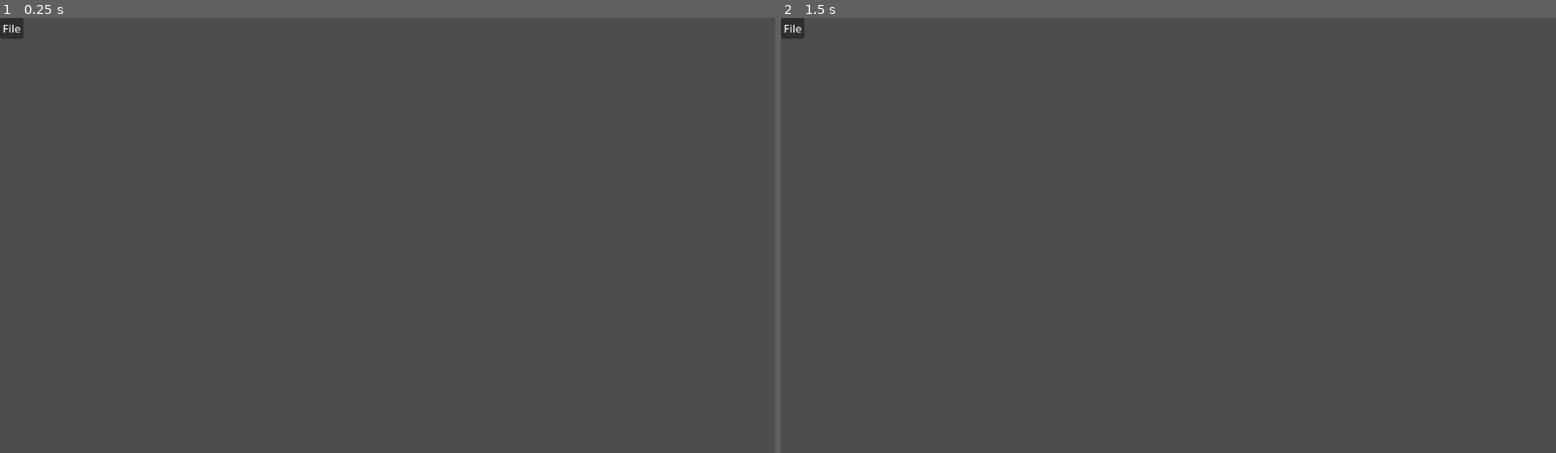
Above: before the commit, frames 1-2 (left to right).
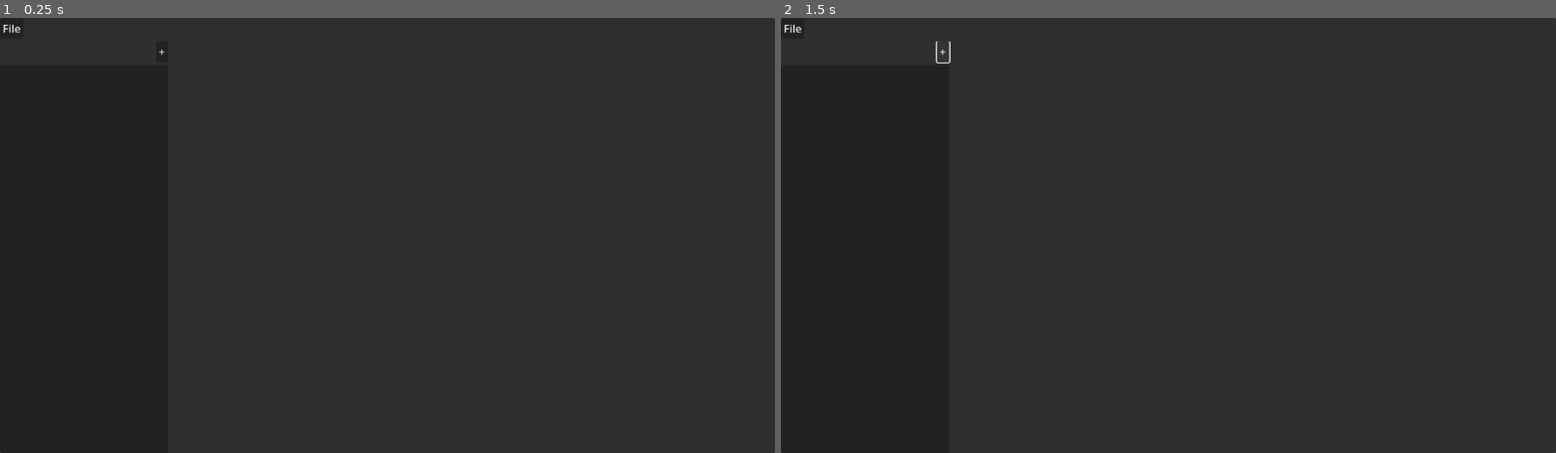
Above: after the commit, the same moments.

Repository: potex02/structforge
Game: Godot game, scene res://main.tscn
Two runs of this game, one before a commit and one after it. Both use one fixed random seed, a clock stepped at 60 frames per second and the inputs below.
Inputs (mouse positions are in pixels of both pictures, inside the frame that each line leads up to):
- Up to frame 1 (0.25 s): no input
- Up to frame 2 (1.5 s): click (943, 52) at 0.5 s, where only the run after the commit has a clickable "+"; click (943, 52) at 1.25 s, where only the run after the commit has a clickable "+"

The runs differ from the first frame. In frame 1, 100% of the frame differs, in the area x 0-100%, y 0-100%; in frame 2, 100%.

Commit message:
Created app structure

Diff:
--- /dev/null
+++ b/main.gd
@@ -0,0 +1,12 @@
+extends Control
+
+@onready var _main_menu_bar: MainMenuBar = $MainContainer/MainMenuBar
+@onready var _tree: Tree = $MainContainer/ScrollContainer/HSplitContainer/LeftContainer/ModelTree
+
+func _ready() -> void:
+	self.get_window().min_size = Vector2i(400, 400)
+	self._main_menu_bar.connect_actions()
+	var root: TreeItem = self._tree.create_item()
+	self._tree.hide_root = true
+	#for i in ["A", "B", "C"]:
+		#self._tree.create_item(root).set_text(0, i)
--- a/main.tscn
+++ b/main.tscn
@@ -1,21 +1,54 @@
-[gd_scene format=3 uid="uid://bhnjiup0dpqxy"]
+[gd_scene load_steps=4 format=3 uid="uid://bhnjiup0dpqxy"]
 
-[node name="Control" type="Control"]
-layout_mode = 3
+[ext_resource type="Script" uid="uid://4fg5gm71dk4m" path="res://main.gd" id="1_ig7tw"]
+[ext_resource type="Script" uid="uid://17tjuc68ifk" path="res://scripts/menu_bar.gd" id="2_0xm2m"]
+[ext_resource type="Script" uid="uid://bqs8kok6541cg" path="res://scripts/left_container.gd" id="3_h2yge"]
+
+[node name="Main" type="PanelContainer"]
 anchors_preset = 15
 anchor_right = 1.0
 anchor_bottom = 1.0
 grow_horizontal = 2
 grow_vertical = 2
+script = ExtResource("1_ig7tw")
 
-[node name="MenuBar" type="MenuBar" parent="."]
+[node name="MainContainer" type="VBoxContainer" parent="."]
 layout_mode = 2
-offset_right = 1152.0
-offset_bottom = 648.0
 
-[node name="File" type="PopupMenu" parent="MenuBar"]
+[node name="MainMenuBar" type="MenuBar" parent="MainContainer"]
+layout_mode = 2
+script = ExtResource("2_0xm2m")
+
+[node name="File" type="PopupMenu" parent="MainContainer/MainMenuBar"]
 item_count = 2
 item_0/text = "Open"
 item_0/id = 0
 item_1/text = "Save"
 item_1/id = 1
+
+[node name="ScrollContainer" type="ScrollContainer" parent="MainContainer"]
+layout_mode = 2
+size_flags_vertical = 3
+
+[node name="HSplitContainer" type="HSplitContainer" parent="MainContainer/ScrollContainer"]
+layout_mode = 2
+size_flags_horizontal = 3
+size_flags_vertical = 3
+split_offset = 250
+
+[node name="LeftContainer" type="VBoxContainer" parent="MainContainer/ScrollContainer/HSplitContainer"]
+layout_mode = 2
+script = ExtResource("3_h2yge")
+
+[node name="ModelButton" type="Button" parent="MainContainer/ScrollContainer/HSplitContainer/LeftContainer"]
+layout_mode = 2
+size_flags_horizontal = 8
+text = "+"
+
+[node name="ModelTree" type="Tree" parent="MainContainer/ScrollContainer/HSplitContainer/LeftContainer"]
+layout_mode = 2
+size_flags_horizontal = 3
+size_flags_vertical = 3
+
+[node name="RightContainer" type="Container" parent="MainContainer/ScrollContainer/HSplitContainer"]
+layout_mode = 2
--- /dev/null
+++ b/nodes/model.tscn
@@ -0,0 +1,12 @@
+[gd_scene format=3 uid="uid://be031tnck4wex"]
+
+[node name="Model" type="VBoxContainer"]
+anchors_preset = 15
+anchor_right = 1.0
+anchor_bottom = 1.0
+grow_horizontal = 2
+grow_vertical = 2
+
+[node name="Button" type="Button" parent="."]
+layout_mode = 2
+text = "Add field"
--- /dev/null
+++ b/scripts/left_container.gd
@@ -0,0 +1,2 @@
+class_name LeftContainer
+extends VBoxContainer
--- /dev/null
+++ b/scripts/menu_bar.gd
@@ -0,0 +1,12 @@
+class_name MainMenuBar
+extends MenuBar
+
+@onready var _file: PopupMenu = $File
+
+func connect_actions() -> void:
+	var event: InputEventKey = InputEventKey.new()
+	event.key_label = KEY_O
+	event.command_or_control_autoremap = true
+	var open_action: Shortcut = Shortcut.new()
+	self._file.set_item_shortcut(0, open_action)
+	self._file.index_pressed.connect(func(index: int): print(index))
Not shown, added: export_presets.cfg
Not shown, added: main.gd.uid
Not shown, added: scripts/left_container.gd.uid
Not shown, added: scripts/menu_bar.gd.uid
Not shown, changed: README.md
